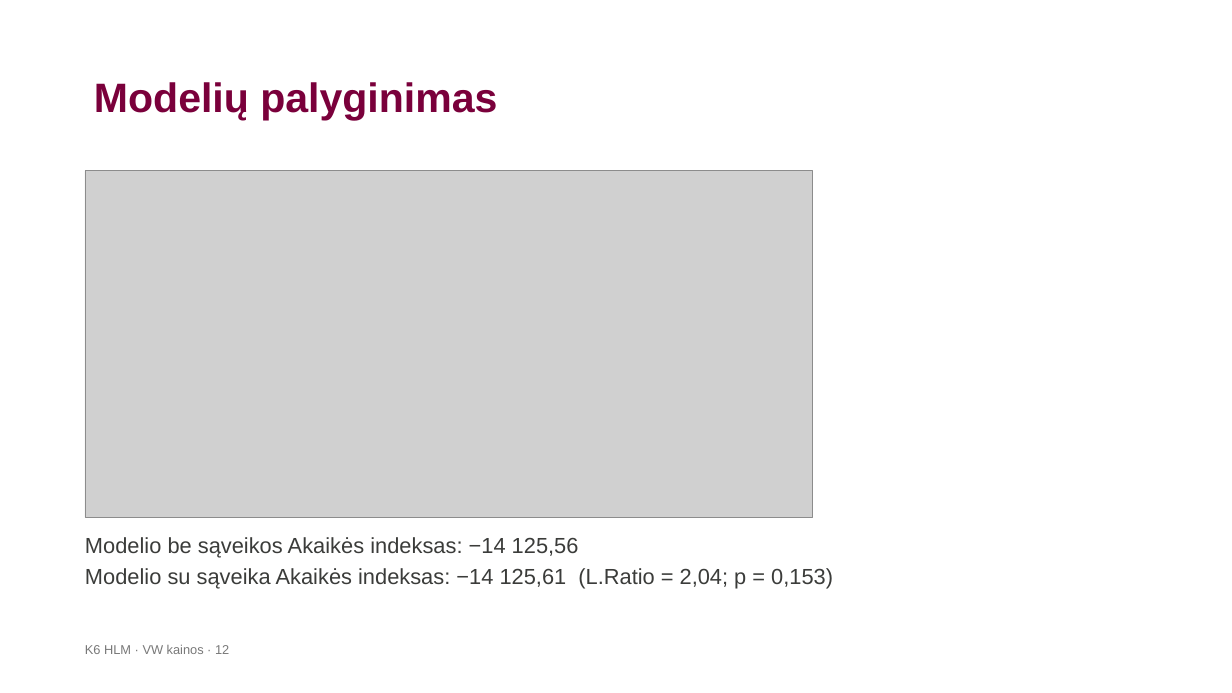
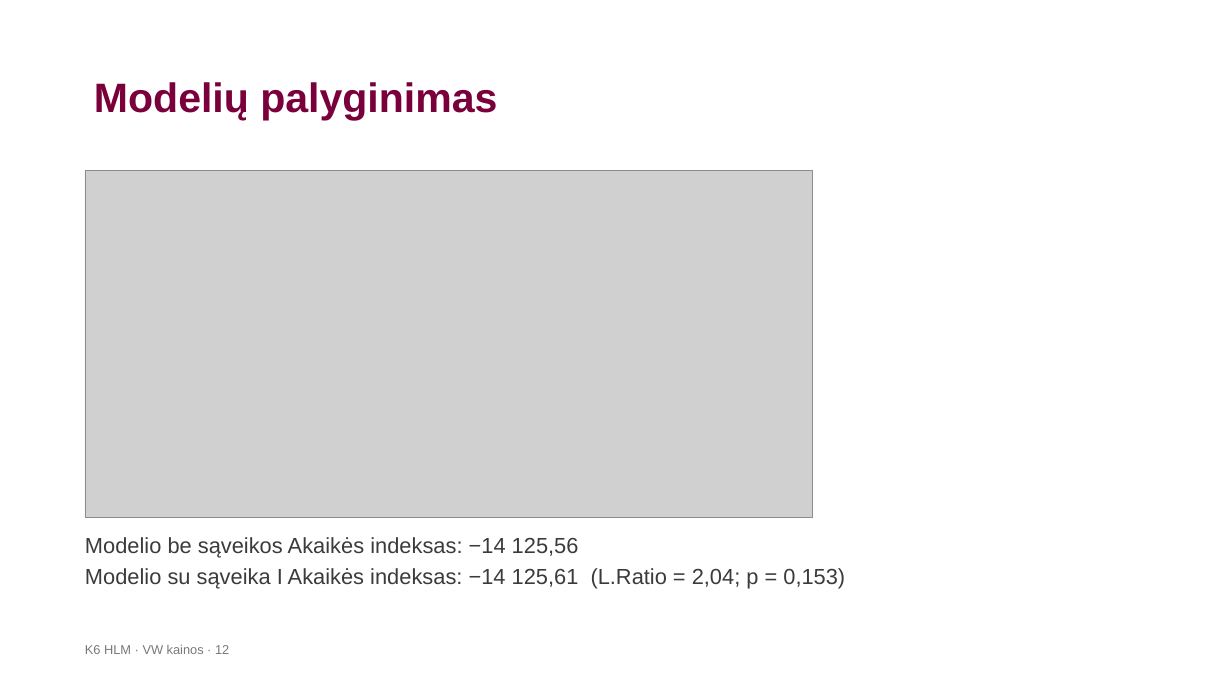
Before and after one commit to LidijaPu/K6, a slide deck: slide 12 of K6_HLM_VW_pristatymas.pptx. Drawn at 1232x693 pixels with LibreOffice and Linux fonts; fonts in the diff are those of the drawing; grey boxes stand for pictures; background and template pictures are left out. Boxes give left, top, right and bottom in pixels: in the first picture for what was removed or moved away, otherwise in the second. Text is boxed around its words. In the diff, an @@ line names an element or a change of style, - is before the commit and + after.

```diff
--- a/K6_HLM_VW_pristatymas.pptx
+++ b/K6_HLM_VW_pristatymas.pptx
@@ text at (x1=85, y1=568, x2=845, y2=589): text changed @@
-Modelio su sąveika Akaikės indeksas: −14 125,61 (L.Ratio = 2,04; p = 0,153)
+Modelio su sąveika I Akaikės indeksas: −14 125,61 (L.Ratio = 2,04; p = 0,153)
```
Also in this commit, not shown: 4 other slides changed, 2 slides added, 3 other files.
